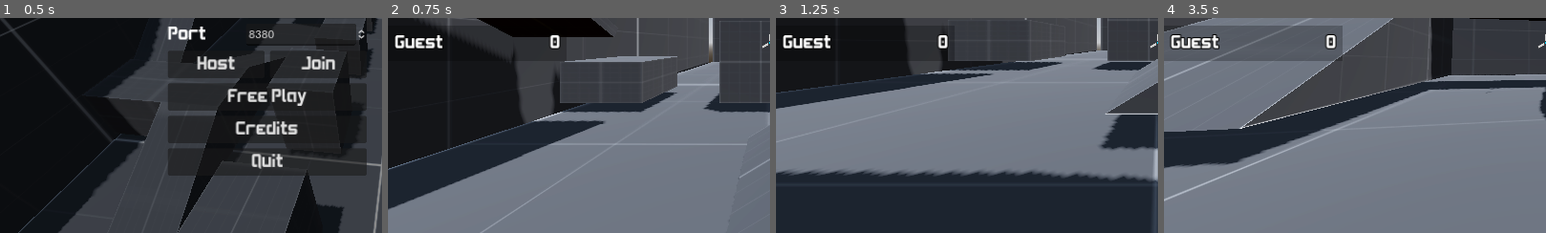
Above: before the commit, frames 1-4 (left to right).
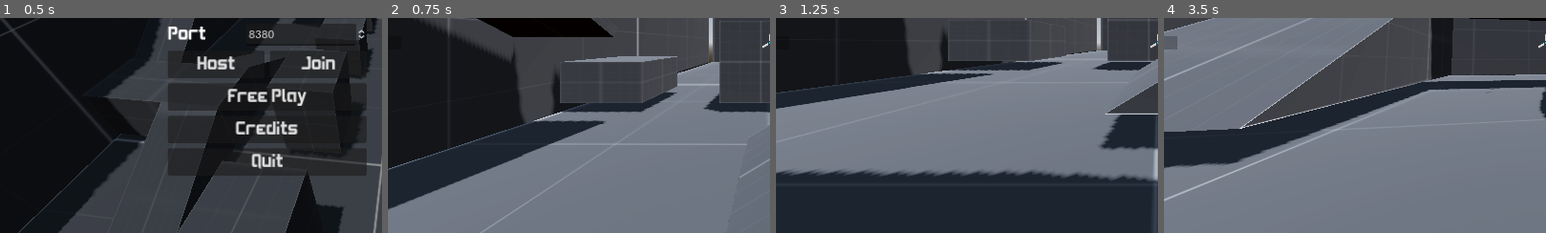
Above: after the commit, the same moments.

Repository: kdreese/godot-3D-shooter-project
Game: Godot game, scene res://src/states/menus/menu.tscn
The game is run twice, just before and just after one commit, with the same random seed, the same clock (stepped at 60 frames per second) and the same inputs.
Inputs (mouse positions are % of the whole screen's width and height, from its top left):
- Up to frame 1 (0.5 s): no input
- Up to frame 2 (0.75 s): click "Free Play" at 0.5 s
- Up to frame 3 (1.25 s): no input
- Up to frame 4 (3.5 s): move the mouse to (55, 50) at 1.27 s; press the mouse at (55, 50) at 1.28 s; hold W (move_forwards) from 1.28 s (still down); tap Space (jump) at 1.52, 2.27 s; move the mouse to (45, 50) at 2.02 s; release the mouse at (45, 50) at 2.03 s; click (45, 50) at 2.1 s; move the mouse to (52, 48) at 2.77 s; press the mouse at (52, 48) at 2.78 s
The pictures show only the part of the screen within x 0-50%, y 44-94%; the shares and areas given below are measured in that part.

Frame 1 is identical in both runs. In frame 2, 0.7% of the frame differs, in the area x 1-46%, y 3-15%; in frame 3, 0.7%; in frame 4, 7.4%, in the area x 0-47%, y 3-20%.
Error after the commit: Trying to assign value of type 'VBoxContainer' to a variable of type 'HBoxContainer'. (res://src/states/scoreboard/scoreboard.gd:20)

Commit message:
Colon-equals.

Diff:
--- a/src/states/scoreboard/scoreboard.gd
+++ b/src/states/scoreboard/scoreboard.gd
@@ -2,7 +2,7 @@
 extends Control
 
 
-const COLOR_NAMES = [
+const COLOR_NAMES: Array[String] = [
 	"Red",
 	"Orange",
 	"Yellow",
@@ -15,9 +15,9 @@
 
 const ScoreboardEntryScene = preload("res://src/states/scoreboard/scoreboard_entry.tscn")
 
-var individual_score = {}
+var individual_score: Dictionary = {}
 
-@onready var scoreboard_list = %ScoreboardList
+@onready var scoreboard_list: HBoxContainer = %ScoreboardList
 
 # For now, rpc-ing with this being typed causes a Godot error
 var scoreboard_data: ScoreboardData = ScoreboardData.new()
@@ -38,7 +38,7 @@
 
 func create_ffa_scoreboard():
 	for player in Multiplayer.player_info.values():
-		var entry = ScoreboardEntryData.new_ffa_player(player.id, player.name, player.color)
+		var entry := ScoreboardEntryData.new_ffa_player(player.id, player.name, player.color)
 		scoreboard_data.entries.append(entry)
 
 
@@ -79,7 +79,7 @@
 		scoreboard_list.remove_child(entry)
 		entry.queue_free()
 	for data in scoreboard_data.entries:
-		var scoreboard_entry = ScoreboardEntryScene.instantiate() as ScoreboardEntry
+		var scoreboard_entry := ScoreboardEntryScene.instantiate() as ScoreboardEntry
 		scoreboard_list.add_child(scoreboard_entry)
 		scoreboard_entry.update(data)
 
--- a/src/states/scoreboard/scoreboard_data.gd
+++ b/src/states/scoreboard/scoreboard_data.gd
@@ -22,7 +22,7 @@
 func get_player_entry(id: int) -> ScoreboardEntryData:
 	var filter_func = func(x):
 		return x.id == id and x.type != ScoreboardEntryData.EntryType.TEAM_TOTAL
-	var matching_entries = entries.filter(filter_func)
+	var matching_entries := entries.filter(filter_func)
 	if len(matching_entries) != 1:
 		push_error(
 			"Badly formatted scoreboard data (found %d matching entries for single player)" %
@@ -38,9 +38,9 @@
 		push_error("Team ID -1 is invalid. Cannot get socreboard entry.")
 		return null
 
-	var filter_func = func(x):
+	var filter_func := func(x):
 		return x.team_id == team_id and x.type == ScoreboardEntryData.EntryType.TEAM_TOTAL
-	var matching_entries = entries.filter(filter_func)
+	var matching_entries := entries.filter(filter_func)
 	if len(matching_entries) != 1:
 		push_error(
 			"Badly formatted scoreboard data (found %d matching entries for team total)" %
@@ -55,7 +55,7 @@
 	var player_entry := get_player_entry(id)
 	player_entry.score += 1
 	if player_entry.team_id != -1:
-		var team_entry = get_team_entry(player_entry.team_id)
+		var team_entry := get_team_entry(player_entry.team_id)
 		team_entry.score += 1
 
 
@@ -66,7 +66,7 @@
 	# Check to see if the player was the last in their team to leave. If so, delete the team entry.
 	var team_id := entry.team_id as int
 	# Look for only player entries with the same team ID.
-	var filter_func = func(x):
+	var filter_func := func(x):
 		return x.team_id == team_id and x.type != ScoreboardEntryData.EntryType.TEAM_TOTAL
 	if entry.team_id != -1 and not entries.any(filter_func):
 		var team_entry := get_team_entry(team_id)
--- a/src/states/scoreboard/scoreboard_entry.gd
+++ b/src/states/scoreboard/scoreboard_entry.gd
@@ -4,12 +4,12 @@
 
 const LARGE_FONT_SIZE := 24
 const SMALL_FONT_SIZE := 16
-const INDENT_SIZE = 25
+const INDENT_SIZE := 25
 
 
-@onready var indent = $Indent
-@onready var name_label = %NameLabel
-@onready var score_label = %ScoreLabel
+@onready var indent: Control = $Indent
+@onready var name_label: Label = %NameLabel
+@onready var score_label: Label = %ScoreLabel
 
 
 func update(data: ScoreboardEntryData) -> void:
